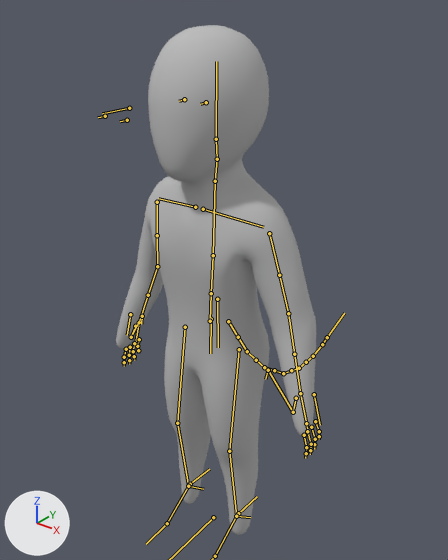
Two versions of the Blender file BlenderStuff/PlayerAnim.blend, one commit apart.
Rendered twice from a camera (50 mm lens) standing at (1.16, -1.385, 1.921) and looking at (-0.034, 0.109, 0.995). The axes (+X, +Y, +Z) are drawn at lower left. The lights are the same throughout. The bones that bend it are drawn over the model as lines.

The first picture shows 'Human_Mesh'.
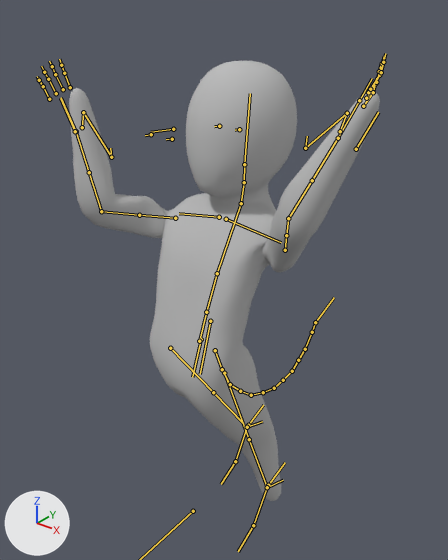
The newer file adds an action. The first version stands in its rest pose; the second is drawn at frame 12 of the action 'Movement_JumpDouble'.

Boxes (x1, y1, x2, y2) around the edits, measured in the pictures (448 x 560 px):
'Human_Mesh', posed (55% wider, 14% shorter): before (116, 25, 316, 535); after (69, 61, 380, 501)
bone 'Hip_root', root to tip: before (217, 299) to (218, 347); after (210, 321) to (200, 374)
bone 'Femur.R', root to tip: before (185, 327) to (177, 423); after (170, 348) to (213, 392)
bone 'Femur.L', root to tip: before (239, 349) to (229, 451); after (224, 373) to (249, 439)
bone 'spine.002', root to tip: before (211, 293) to (213, 255); after (206, 312) to (217, 273)
bone 'spine.003', root to tip: before (213, 255) to (215, 181); after (217, 273) to (241, 203)
bone 'Neck.001', root to tip: before (215, 181) to (217, 159); after (241, 203) to (244, 182)
bone 'Humerus.R', root to tip: before (157, 202) to (157, 235); after (175, 218) to (139, 215)
bone 'Humerus.R.001', root to tip: before (157, 235) to (157, 266); after (139, 215) to (101, 211)
bone 'Ulna.R', root to tip: before (157, 266) to (148, 295); after (101, 211) to (89, 172)
bone 'Humerus.L', root to tip: before (269, 233) to (279, 275); after (285, 250) to (286, 235)
bone 'Ulna.L', root to tip: before (288, 313) to (294, 354); after (288, 218) to (312, 180)
bone 'Foot_Control.R', root to tip: before (190, 484) to (209, 469); after (248, 425) to (263, 405)
bone 'Foot_Control.L', root to tip: before (238, 513) to (257, 496); after (268, 485) to (285, 462)

The edits, one by one:
Bone 'root_bone' (bone_root_bone) moves from (0.0, 0.0, 0.0) to (0.0, 0.118, 0.131).
Bone 'Hip_root' (bone_hip_root) moves from (0.0, 0.0, 0.0) to (0.0, 0.199, 0.081).
Bone 'Hip_root' (bone_hip_root) turns from (0, 0, 0) to (-18, 0, 0) degrees about its own x, y and z.
Bone 'Femur.R' (bone_femur_r) turns from (0, 0, 0) to (-12, 3, 9) degrees about its own x, y and z.
Bone 'Femur.L' (bone_femur_l) turns from (0, 0, 0) to (10, -5, -16) degrees about its own x, y and z.
Bone 'spine.002' (bone_spine_002) turns from (0, 0, 0) to (-2, 0, 0) degrees about its own x, y and z.
Bone 'spine.003' (bone_spine_003) turns from (0, 0, 0) to (-7, 0, 0) degrees about its own x, y and z.
Bone 'Neck.001' (bone_neck_001) turns from (0, 0, 0) to (-23, 0, 0) degrees about its own x, y and z.
Bone 'Humerus.R' (bone_humerus_r) turns from (0, 0, 0) to (-107, 16, -66) degrees about its own x, y and z.
Bone 'Humerus.R.001' (bone_humerus_r_001) turns from (0, 0, 0) to (0, -63, 0) degrees about its own x, y and z.
Bone 'Ulna.R' (bone_ulna_r) turns from (0, 0, 0) to (-50, 0, 0) degrees about its own x, y and z.
Bone 'Humerus.L' (bone_humerus_l) turns from (0, 0, 0) to (-118, -26, 19) degrees about its own x, y and z.
Bone 'Ulna.L' (bone_ulna_l) turns from (0, 0, 0) to (-25, 0, 0) degrees about its own x, y and z.
Bone 'Foot_Control.R' (bone_foot_control_r) moves from (0.0, 0.0, 0.0) to (0.0, 0.511, 0.042).
Bone 'Foot_Control.R' (bone_foot_control_r) turns from (0, 0, 0) to (-23, 0, 0) degrees about its own x, y and z.
Bone 'Foot_Control.L' (bone_foot_control_l) moves from (0.0, 0.0, 0.0) to (0.0, 0.326, -0.115).
Bone 'Foot_Control.L' (bone_foot_control_l) turns from (0, 0, 0) to (21, 0, 0) degrees about its own x, y and z.
